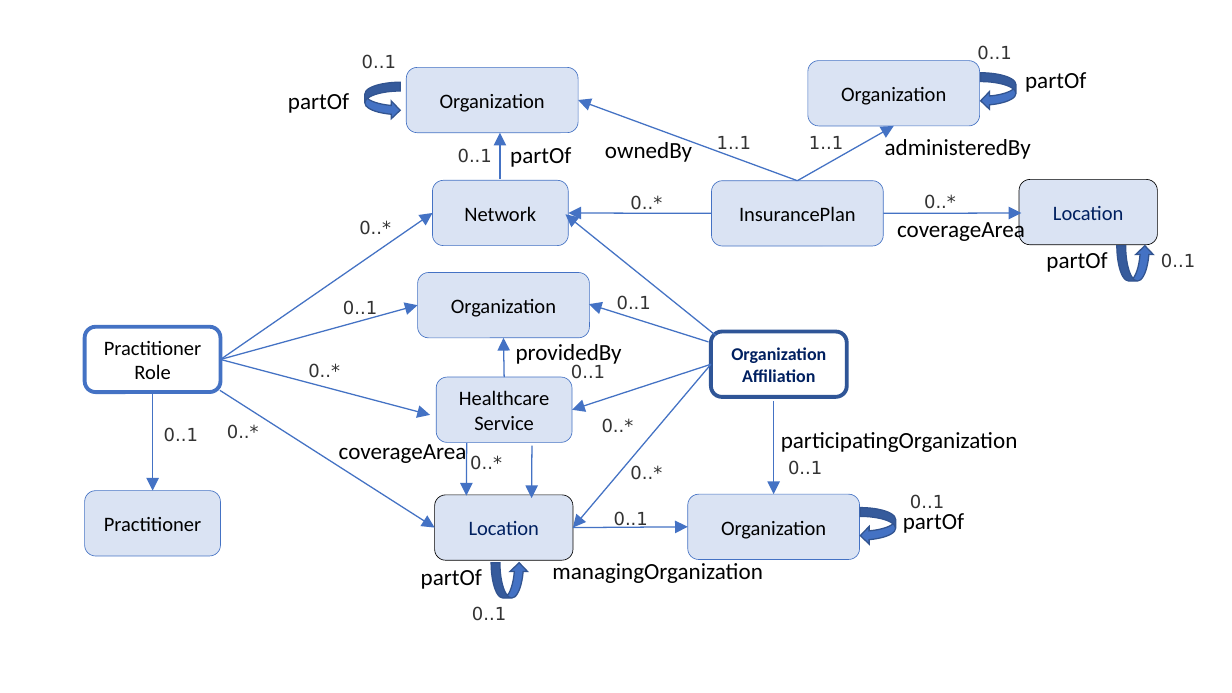
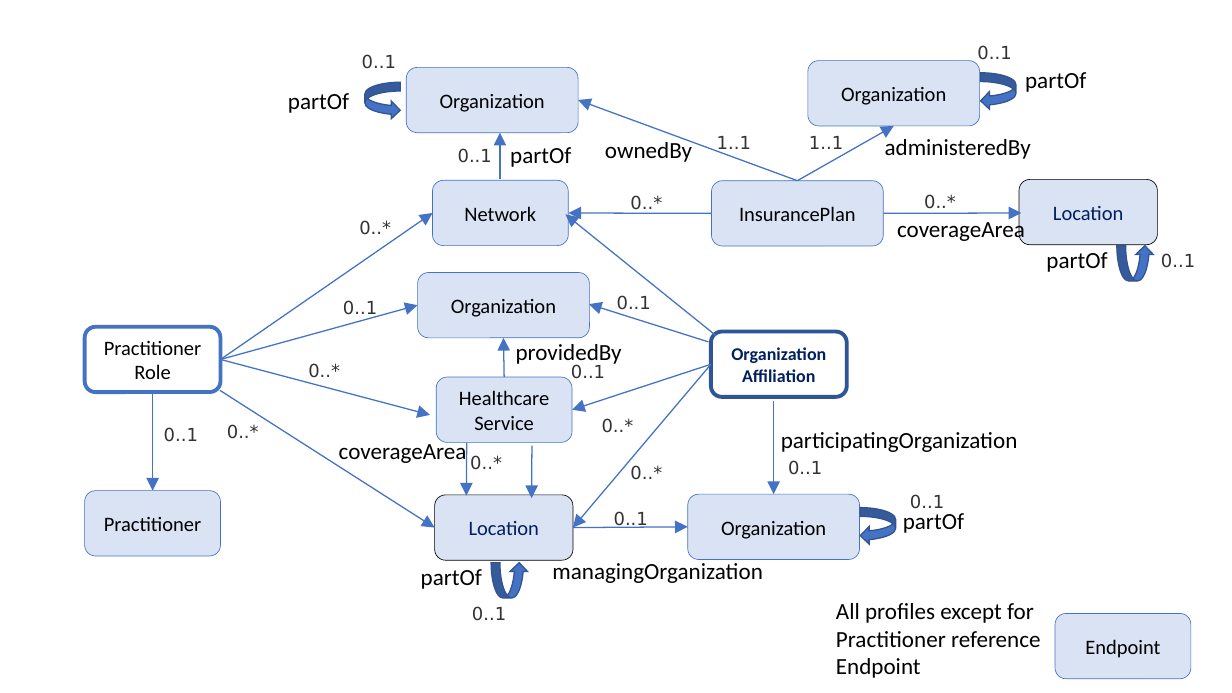
Before and after one commit to HL7/davinci-pdex-plan-net, a slide deck: slide 2 of fsh/ig-data/input/images/Figures.pptx. Drawn at 1232x693 pixels with LibreOffice and Linux fonts; fonts in the diff are those of the drawing. Boxes give left, top, right and bottom in pixels: in the first picture for what was removed or moved away, otherwise in the second. Text is boxed around its words. In the diff, an @@ line names an element or a change of style, - is before the commit and + after.

```diff
--- a/fsh/ig-data/input/images/Figures.pptx
+++ b/fsh/ig-data/input/images/Figures.pptx
@@ text added at (836, 603, 1041, 678), 18 pt, text #000000 @@
+All profiles except for
+Practitioner reference
+Endpoint
@@ rounded rectangle added at (1055, 614, 1191, 679), fill #DAE3F3, outline #4472C4 0.5 pt, 16 pt, text #000000 @@
+Endpoint
```
Also in this commit, not shown: 2 other files.
